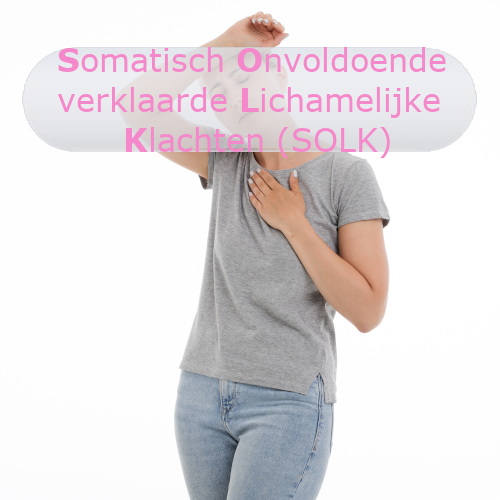
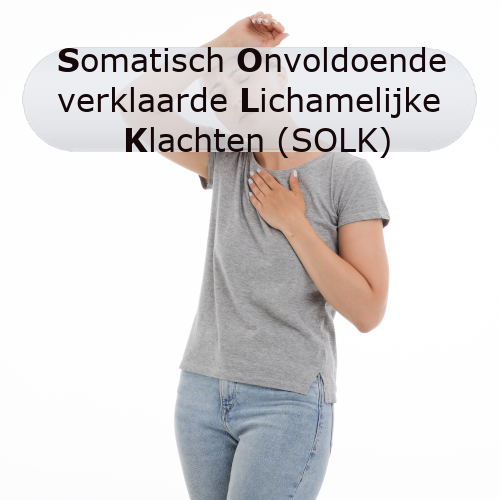
Layer changes from the first 500x500 image to the second:
painted on "Somatisch Onvoldoende ..." over [58, 47, 446, 158]
